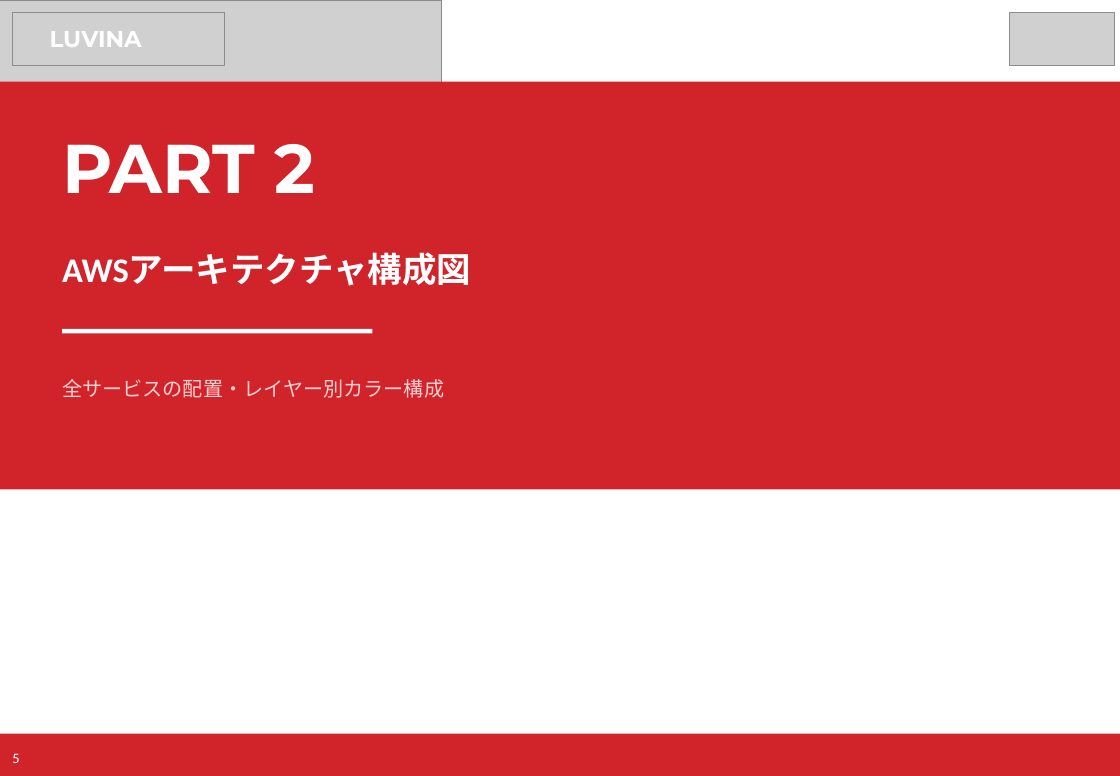
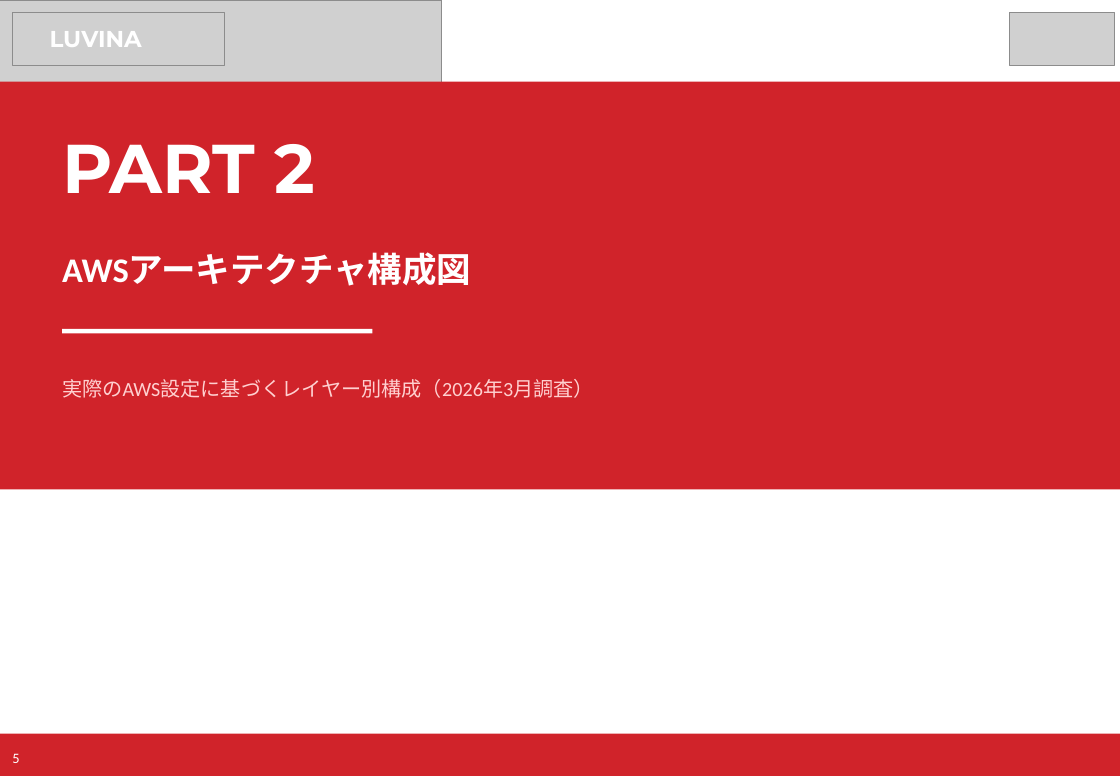
Before and after one commit to kiyoharakadutoshi/kasumi_pos-server_aws, a slide deck: slide 5 of 40_AWS/01_構成資料/カスミPOS_AWS構成資料.pptx. Drawn at 1120x776 pixels with LibreOffice and Linux fonts; fonts in the diff are those of the drawing; grey boxes stand for pictures. Boxes give left, top, right and bottom in pixels: in the first picture for what was removed or moved away, otherwise in the second. Text is boxed around its words. In the diff, an @@ line names an element or a change of style, - is before the commit and + after.

Commit message:
docs: カスミPOS AWS構成資料 v2 — 実態調査に基づき全面修正

```diff
--- a/40_AWS/01_構成資料/カスミPOS_AWS構成資料.pptx
+++ b/40_AWS/01_構成資料/カスミPOS_AWS構成資料.pptx
@@ text at [62, 379, 594, 398]: text changed @@
-全サービスの配置・レイヤー別カラー構成
+実際のAWS設定に基づくレイヤー別構成（2026年3月調査）
```
Also in this commit, not shown: 4 other slides changed, 6 slides added, 5 slides removed.
